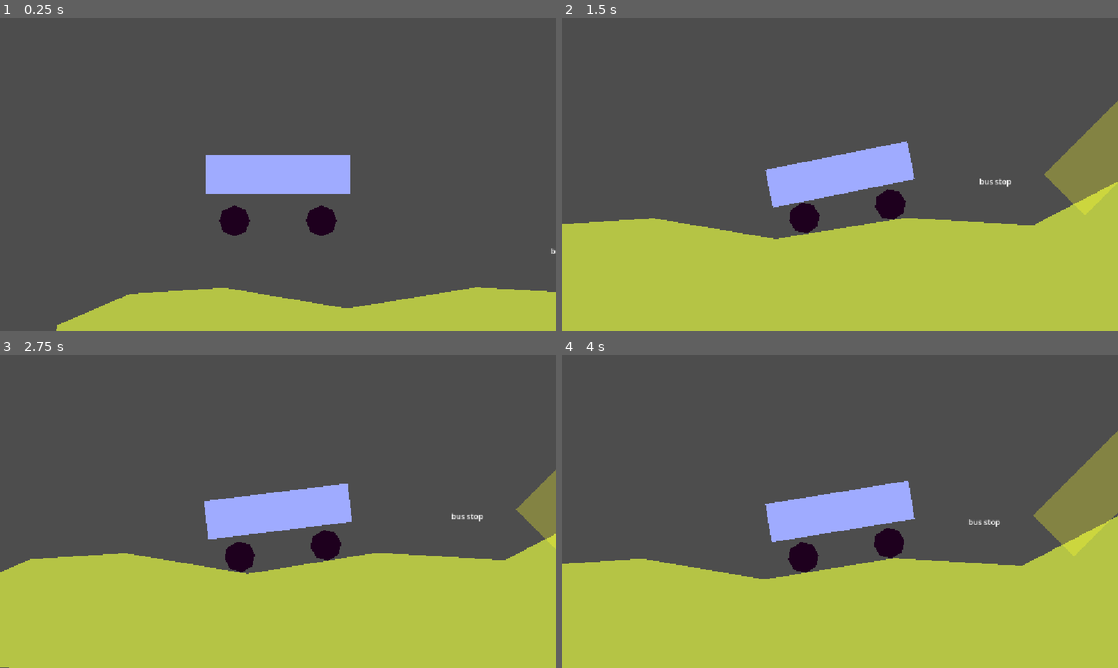
Above: before the commit, frames 1-4 (two rows, left to right).
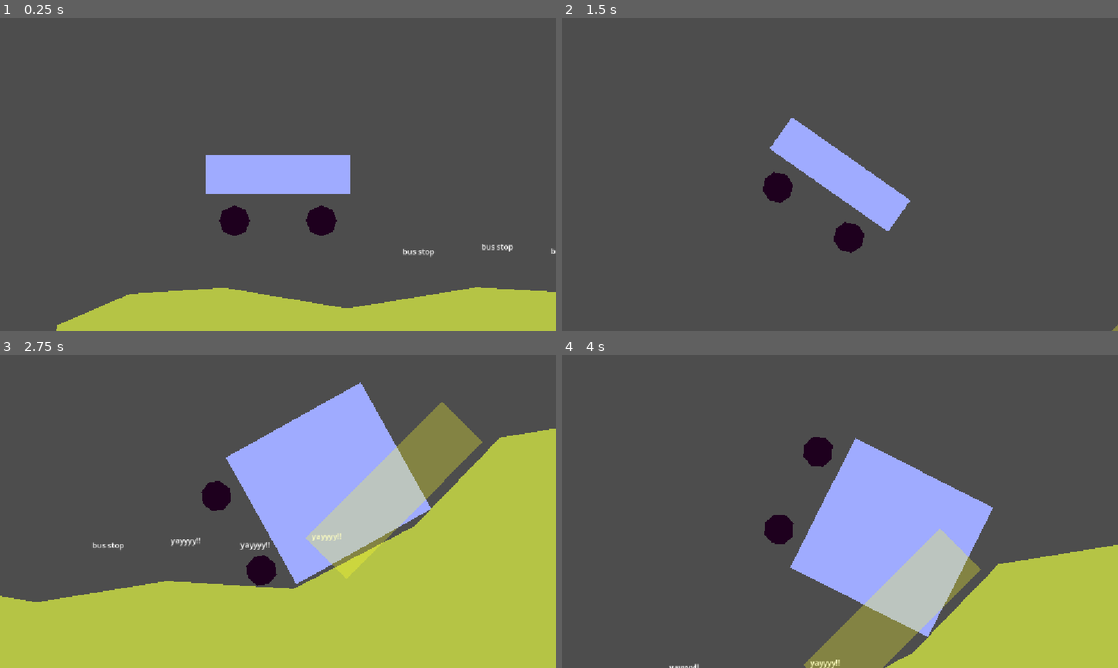
Above: after the commit, the same moments.

Repository: hilloftheking/double-triple-decker-bus
Game: Godot game, scene res://world.tscn
Same seed, same stepped clock (60 frames per second), same inputs: the game is played once before the commit and once after it.
Inputs:
- Up to frame 1 (0.25 s): no input
- Up to frame 2 (1.5 s): tap Enter (ui_accept) at 0.5, 0.6, 0.77, 1.07, 1.35 s; hold Right (ui_right) 0.53-1.28 s; hold Left (ui_left) from 1.28 s (still down)
- Up to frame 3 (2.75 s): tap Enter (ui_accept) at 1.52, 1.82, 2.1 s; release Left (ui_left) at 2.03 s; hold Right (ui_right) from 2.03 s (still down)
- Up to frame 4 (4 s): tap Enter (ui_accept) at 2.85, 3.02, 3.32, 3.6, 3.77 s; release Right (ui_right) at 3.53 s; hold Left (ui_left) from 3.53 s (still down)

The runs differ from the first frame. In frame 1, 0.1% of the frame differs, in the area x 72-93%, y 72-77%; in frame 2, 42%, in the area x 0-100%, y 26-100%; in frame 3, 28%; in frame 4, 35%.

Commit message:
I do not want this

Diff:
--- a/bus.gd
+++ b/bus.gd
@@ -6,8 +6,12 @@
 
 var stiffness := 50.0
 var damping := 5.0
+var jump_cd := 1.0
+var jump_timer := 0.0
 
 var prev_travels := {}
+
+var played_audio := false
 
 func _ready() -> void:
 	for cast: ShapeCast2D in [r_cast, l_cast]:
@@ -37,13 +41,25 @@
 		prev_travels[cast] = travel
 
 	if Input.is_action_pressed(&"ui_right"):
-		apply_central_force(transform.x * 500)
+		apply_central_force(transform.x * 700)
 	if Input.is_action_pressed(&"ui_left"):
-		apply_central_force(transform.x * -500)
+		apply_central_force(transform.x * -700)
 
 	var travel_velocity := linear_velocity.project(transform.x)
 	var friction := (wheels_colliding / 2.0) * 0.7
 	apply_central_force(friction * (-travel_velocity))
+
+	if jump_timer > 0.0:
+		jump_timer -= delta
+
+	if wheels_colliding > 0:
+		if Input.is_action_just_pressed(&"ui_accept") and jump_timer <= 0.0:
+			jump_timer = jump_cd
+			apply_central_impulse(transform.y * -2000)
+
+	if linear_velocity.y > 800 and not played_audio:
+		played_audio = true
+		$AudioStreamPlayer.play()
 
 
 var p := 0
--- a/world.tscn
+++ b/world.tscn
@@ -2,6 +2,7 @@
 
 [ext_resource type="Script" uid="uid://v7srl414x55d" path="res://bus.gd" id="1_f3sb7"]
 [ext_resource type="PackedScene" uid="uid://dgqe5lv2j7yt0" path="res://bus_deck.tscn" id="2_tlwt5"]
+[ext_resource type="AudioStream" uid="uid://oof7l6pqv50r" path="res://terror.wav" id="3_aqk2v"]
 [ext_resource type="PackedScene" uid="uid://3mmsd2q6243g" path="res://bus_stop.tscn" id="3_tlwt5"]
 
 [sub_resource type="CircleShape2D" id="CircleShape2D_6hfmm"]
@@ -42,18 +43,30 @@
 
 [node name="Camera2D" type="Camera2D" parent="Bus" unique_id=1307793003]
 
+[node name="AudioStreamPlayer" type="AudioStreamPlayer" parent="Bus" unique_id=1297517839]
+stream = ExtResource("3_aqk2v")
+
 [node name="StaticBody2D" type="StaticBody2D" parent="." unique_id=1864648154]
 
 [node name="Polygon2D" type="Polygon2D" parent="StaticBody2D" unique_id=2067307700]
 color = Color(0.70980394, 0.76862746, 0.27058825, 1)
-polygon = PackedVector2Array(-87, 578, 64, 513, 260, 500, 514, 543, 783, 499, 1047, 515, 1296, 386, 1474, 202, 1751, 243, 2111, 335, 2160, 697, 1785, 770, 1334, 767, 985, 770, 532, 755, 144, 750, -106, 724)
+polygon = PackedVector2Array(-87, 578, 64, 513, 260, 500, 514, 543, 783, 499, 1047, 515, 1296, 386, 1474, 202, 1719, 162, 2048, 168, 2337, 212, 2503, 259, 2340, 758, 1785, 770, 1334, 767, 985, 770, 532, 755, 144, 750, -106, 724)
 
 [node name="CollisionPolygon2D" type="CollisionPolygon2D" parent="StaticBody2D" unique_id=1884872665]
 visible = false
-polygon = PackedVector2Array(-87, 578, 64, 513, 260, 500, 514, 543, 783, 499, 1047, 515, 1296, 386, 1474, 202, 1751, 243, 2111, 335, 2160, 697, 1785, 770, 1334, 767, 985, 770, 532, 755, 144, 750, -106, 724)
+polygon = PackedVector2Array(-87, 578, 64, 513, 260, 500, 514, 543, 783, 499, 1047, 515, 1296, 386, 1474, 202, 1719, 162, 2048, 168, 2337, 212, 2503, 259, 2340, 758, 1785, 770, 1334, 767, 985, 770, 532, 755, 144, 750, -106, 724)
 
 [node name="BusStop" parent="." unique_id=1122005674 instance=ExtResource("3_tlwt5")]
 position = Vector2(967, 425)
+
+[node name="BusStop2" parent="." unique_id=1861209205 instance=ExtResource("3_tlwt5")]
+position = Vector2(823, 416)
+
+[node name="BusStop3" parent="." unique_id=1371720866 instance=ExtResource("3_tlwt5")]
+position = Vector2(1115, 407)
+
+[node name="BusStop4" parent="." unique_id=491317571 instance=ExtResource("3_tlwt5")]
+position = Vector2(660, 426)
 
 [node name="Boost" type="Area2D" parent="." unique_id=675368259]
 position = Vector2(1254, 311.00006)
Not shown, added: terror.wav.import
Not shown, added: terror.wav
